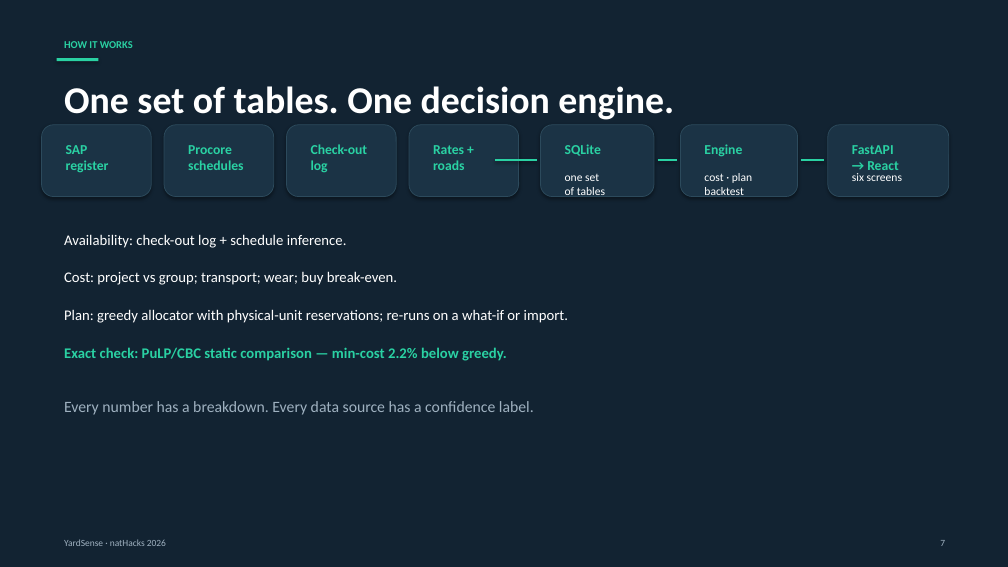
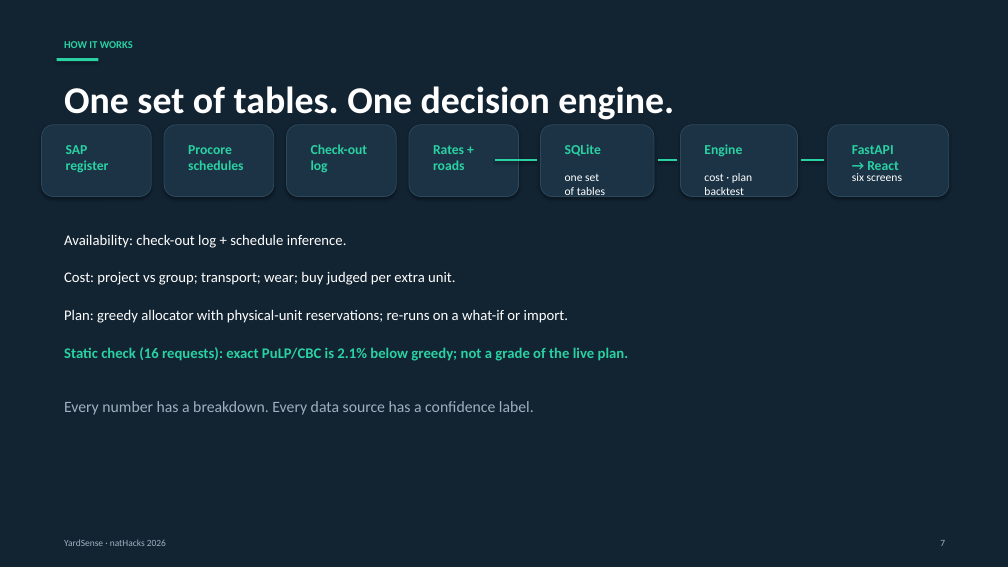
Before and after one commit to singhg349-wq/yardsense-nathacks26, a slide deck: slide 7 of pitch/YardSense-natHacks-2026.pptx. Drawn at 1008x567 pixels with LibreOffice and Linux fonts; fonts in the diff are those of the drawing. Boxes give left, top, right and bottom in pixels: in the first picture for what was removed or moved away, otherwise in the second. Text is boxed around its words. In the diff, an @@ line names an element or a change of style, - is before the commit and + after.

Commit message:
Rewrite the pitch story: no buy, Kingsway slip ripples to Riverside and Capilano
Scripts, runbook, deck, Q&A, video plan and the pptx now use the current numbers: backtest, fleet advisor, 2.1% static gap, 102 + 103 tests.

```diff
--- a/pitch/YardSense-natHacks-2026.pptx
+++ b/pitch/YardSense-natHacks-2026.pptx
@@ text at <box>64,271,455,285</box>: text changed @@
-Cost: project vs group; transport; wear; buy break-even.
+Cost: project vs group; transport; wear; buy judged per extra unit.
@@ text at <box>64,347,629,361</box>: text changed @@
-Exact check: PuLP/CBC static comparison — min-cost 2.2% below greedy.
+Static check (16 requests): exact PuLP/CBC is 2.1% below greedy; not a grade of the live plan.
```
Also in this commit, not shown: 6 other slides changed, 6 other files.
